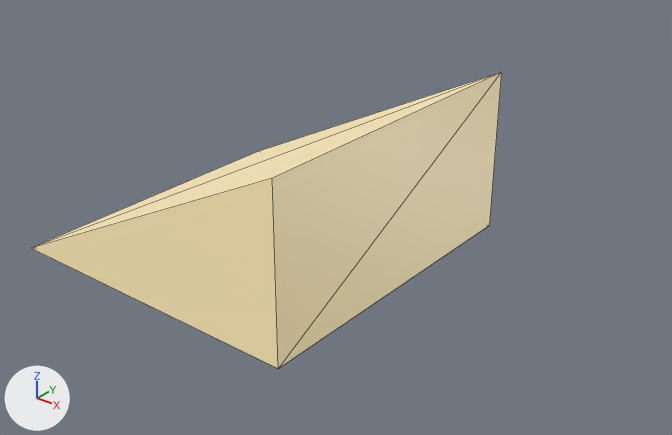
The glTF model assets/obstacles/ramp_extra_large.glb: old version first, new version second.
Both versions are drawn from a 50 mm lens placed at (21.49, -12.94, 12.36), pointed at (6.82, 5.4, 0.99). Every picture has the same lights, and +X, +Y and +Z are marked at lower left. The first picture is the older version. Mesh edges are drawn as thin lines. Where no turn or scale is listed for an object, it has been applied to the vertices. Vertices at exactly the same position are counted once.

Script lines for the objects in view, before the commit:
```python
mat_obstaclemustard = principled_material('ObstacleMustard')
mat_obstaclemustard.base_color = (1.0, 0.836, 0.475)  # beige #ffecb7
mat_obstaclemustard.roughness = 0.4
mat_obstaclemustard.emission_color = (0.12, 0.1, 0.057)  # brown #615944
mat_obstaclemustard.emission_strength = 1.0
me_rampextralarge_ramp_convcol = bpy.data.meshes.new('RampExtraLarge_Ramp-convcol')
me_rampextralarge_ramp_convcol.from_pydata([(-4.72, -4.72, 0.0), (4.72, -4.72, 0.0), (4.72, 4.72, 0.0), (-4.72, 4.72, 0.0), (4.72, -4.72, 4.72), (4.72, 4.72, 4.72)], [], [(0, 1, 2), (0, 2, 3), (1, 4, 5), (1, 5, 2), (0, 3, 5), (0, 5, 4), (0, 4, 1), (3, 2, 5)])
me_rampextralarge_ramp_convcol.materials.append(mat_obstaclemustard)  # beige #ffecb7
ob_rampextralarge_ramp_convcol = bpy.data.objects.new('RampExtraLarge_Ramp-convcol', me_rampextralarge_ramp_convcol)
ob_rampextralarge_ramp_convcol.location = (4.73, 4.72, 0.0)
```
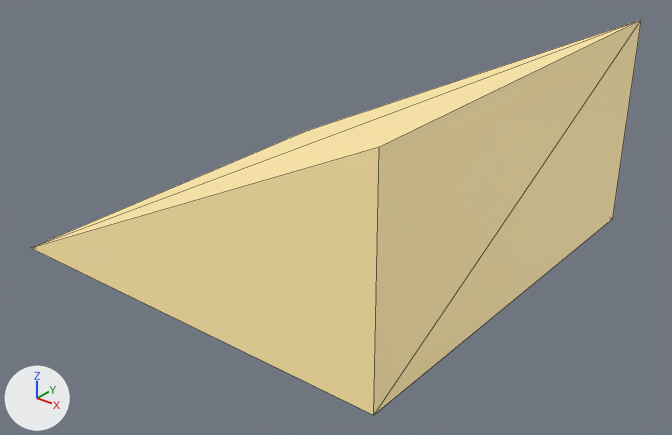
What differs and where, as boxes (x1, y1, x2, y2) in the pictures (672 x 435 px):
'RampExtraLarge_Ramp-convcol', recoloured, surface changed, reshaped, moved (beige to yellow, 30% wider, 33% taller)
    before: (32, 72, 502, 368)
    after: (32, 20, 641, 415)

Diff of the bpy script that builds the scene:
```diff
--- a/assets/obstacles/ramp_extra_large.glb.py
+++ b/assets/obstacles/ramp_extra_large.glb.py
@@ mat_obstaclemustard @@
 mat_obstaclemustard = principled_material('ObstacleMustard')
-mat_obstaclemustard.base_color = (1.0, 0.836, 0.475)  # beige #ffecb7
-mat_obstaclemustard.roughness = 0.4
+mat_obstaclemustard.base_color = (1.0, 0.8, 0.36)  # yellow #ffe7a2
+mat_obstaclemustard.roughness = 0.55
 mat_obstaclemustard.emission_color = (0.12, 0.1, 0.057)  # brown #615944
@@ me_rampextralarge_ramp_convcol @@
 # used by ob_rampextralarge_ramp_convcol; location = (4.73, 4.72, 0.0)
-me_rampextralarge_ramp_convcol.from_pydata(...)  # 6 vertices, 8 faces; spans x -4.72..4.72, y -4.72..4.72, z 0.0..4.72
-me_rampextralarge_ramp_convcol.vertices[0].co = (-4.72, -4.72, 0.0)  # pixel (30, 247)
-me_rampextralarge_ramp_convcol.vertices[1].co = (4.72, -4.72, 0.0)  # pixel (278, 368)
-me_rampextralarge_ramp_convcol.vertices[2].co = (4.72, 4.72, 0.0)  # pixel (489, 225)
-me_rampextralarge_ramp_convcol.vertices[3].co = (-4.72, 4.72, 0.0)  # pixel (257, 151)
-me_rampextralarge_ramp_convcol.vertices[4].co = (4.72, -4.72, 4.72)  # pixel (272, 177)
-me_rampextralarge_ramp_convcol.vertices[5].co = (4.72, 4.72, 4.72)  # pixel (501, 71)
+me_rampextralarge_ramp_convcol.from_pydata(...)  # 6 vertices, 8 faces; spans x 0.0..12.15, y 0.0..12.15, z 0.0..6.07
+# me_rampextralarge_ramp_convcol part 1
+me_rampextralarge_ramp_convcol.vertices[0].co = (0.0, 0.0, 0.0)  # pixel (30, 247)
+me_rampextralarge_ramp_convcol.vertices[1].co = (12.15, 0.0, 0.0)  # pixel (373, 415)
+me_rampextralarge_ramp_convcol.vertices[2].co = (12.15, 12.15, 0.0)  # pixel (612, 218)
+me_rampextralarge_ramp_convcol.vertices[3].co = (0.0, 12.15, 0.0)  # pixel (306, 130)
+me_rampextralarge_ramp_convcol.vertices[4].co = (12.15, 0.0, 6.07)  # pixel (379, 146)
+me_rampextralarge_ramp_convcol.vertices[5].co = (12.15, 12.15, 6.07)  # pixel (641, 19)
 me_rampextralarge_ramp_convcol.materials.append(mat_obstaclemustard)
@@ ob_rampextralarge_ramp_convcol @@
 ob_rampextralarge_ramp_convcol = bpy.data.objects.new('RampExtraLarge_Ramp-convcol', me_rampextralarge_ramp_convcol)
-ob_rampextralarge_ramp_convcol.location = (4.73, 4.72, 0.0)
+ob_rampextralarge_ramp_convcol.location = (0.0, 0.0, 0.0)
```
